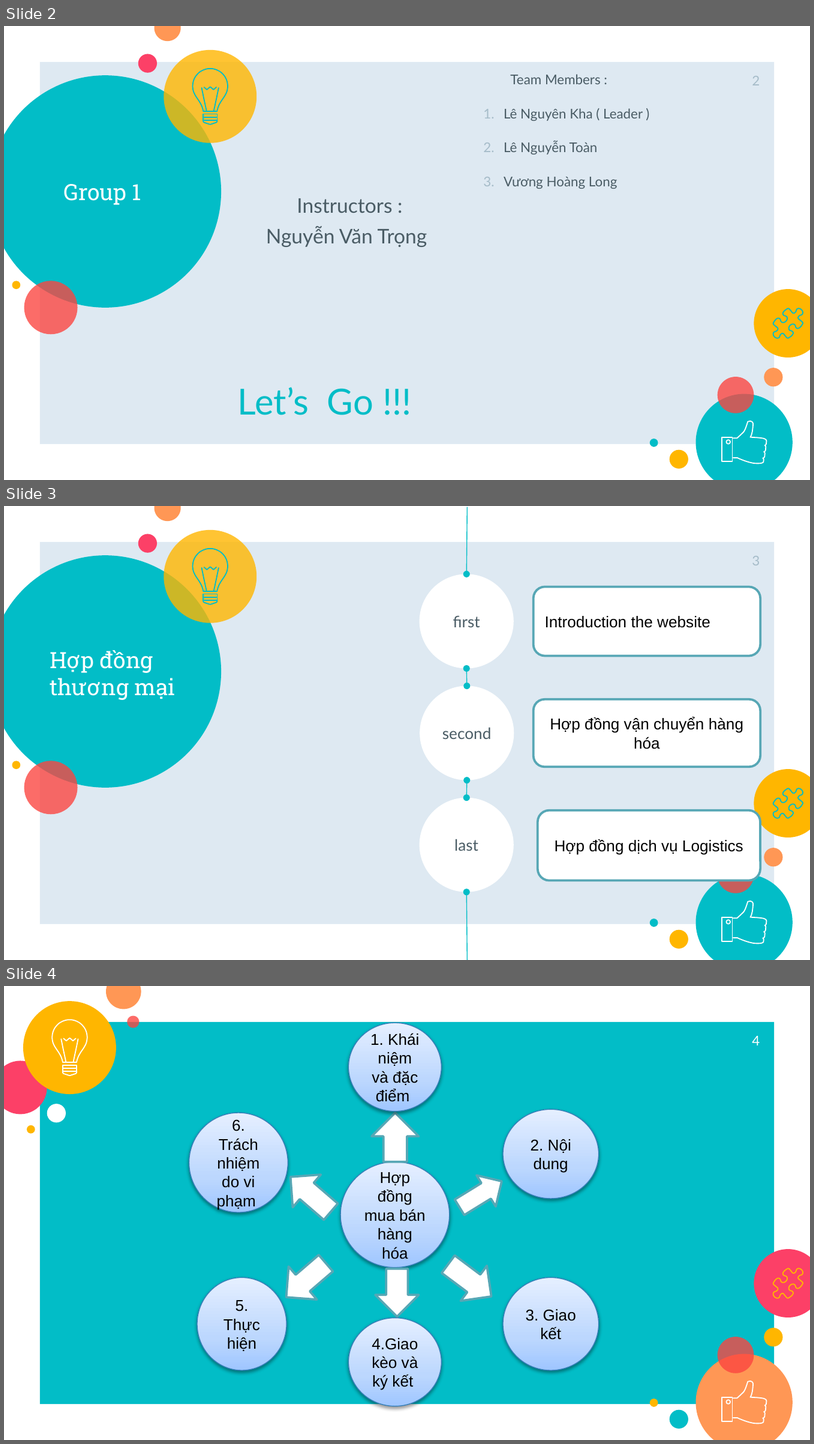
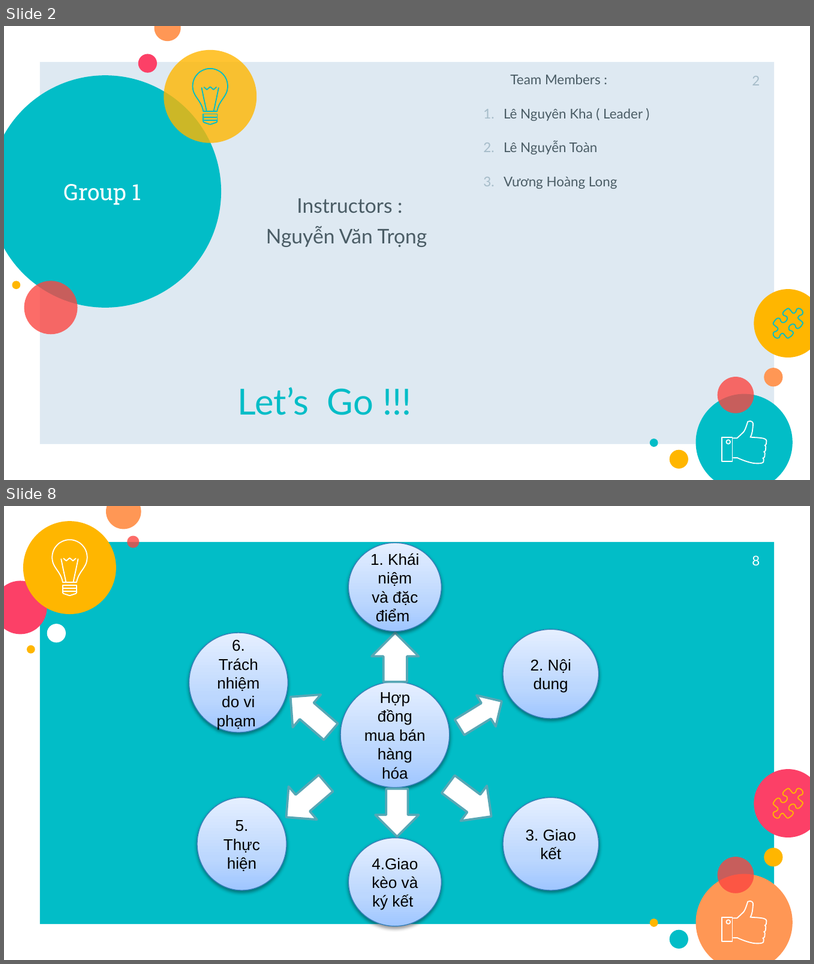
Before and after one commit to hoanglongvuong/aptechseem1, a slide deck: My Projects/SlideWebsite.pptx. Shown one above the other, each under a label of ours: slides 2, 3 and 4 before the commit, slides 2 and 8 after it; the slides between them are not shown. The pictures are 814x1444 and 814x964 pixels, drawn with LibreOffice and Linux fonts; fonts in the diff are those of the drawing. Boxes give left, top, right and bottom in pixels: in the first picture for what was removed or moved away, otherwise in the second. Text is boxed around its words. In the diff, an @@ line names an element or a change of style, - is before the commit and + after.

```diff
--- a/My Projects/SlideWebsite.pptx
+++ b/My Projects/SlideWebsite.pptx
@@ slide 3 removed at box(4, 506, 810, 960), background #FFFFFF; not listed: 24 template elements that a slide beside it also shows @@
@@ arrow removed from (468, 507) to (467, 574) @@
@@ page number removed at box(752, 556, 760, 565) @@
-3
@@ ellipse removed at box(419, 574, 513, 668) @@
-first
@@ rounded rectangle removed at box(534, 586, 761, 656) @@
-Introduction the website
@@ title removed at box(50, 650, 176, 700) @@
-Hợp đồng thương mại
@@ double arrow removed from (467, 668) to (467, 686) @@
@@ ellipse removed at box(420, 686, 515, 780) @@
-second
@@ rounded rectangle removed at box(534, 699, 761, 766) @@
-Hợp đồng vận chuyển hàng hóa
@@ double arrow removed from (467, 780) to (467, 797) @@
@@ ellipse removed at box(419, 797, 513, 891) @@
-last
@@ rounded rectangle removed at box(538, 810, 761, 880) @@
-Hợp đồng dịch vụ Logistics
@@ arrow removed from (468, 959) to (467, 891) @@
@@ what was slide 4 is now slide 8 @@
@@ page number at box(752, 555, 760, 565): text changed @@
-4
+8
```
Also in this commit, not shown: 2 slides changed, 6 slides added, 14 other files.
